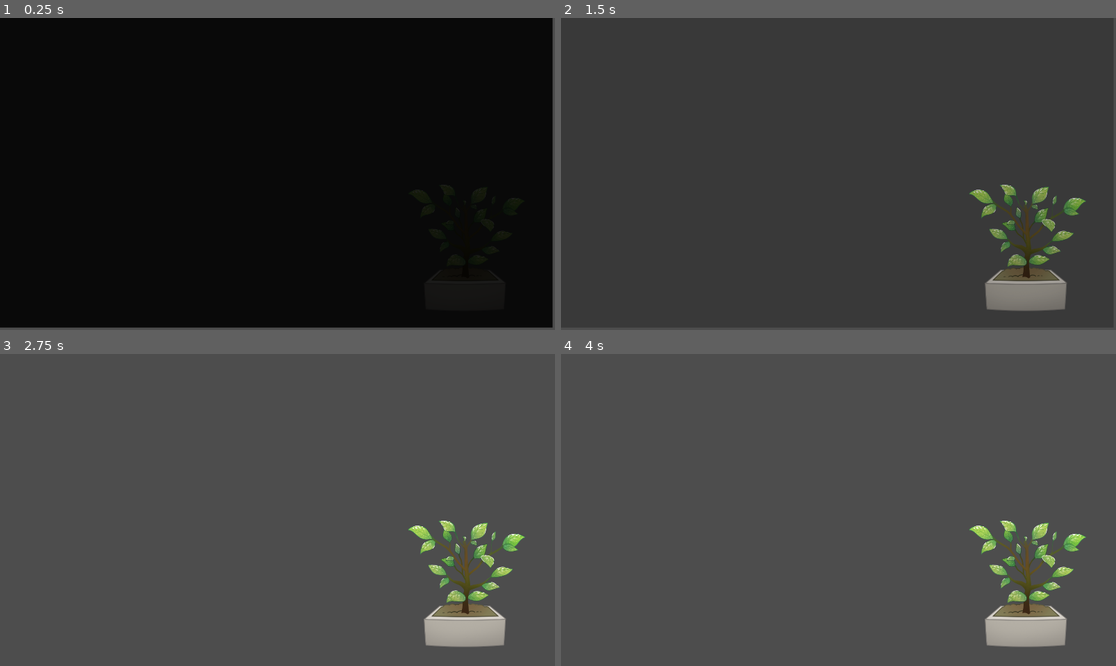
Above: before the commit, frames 1-4 (two rows, left to right).
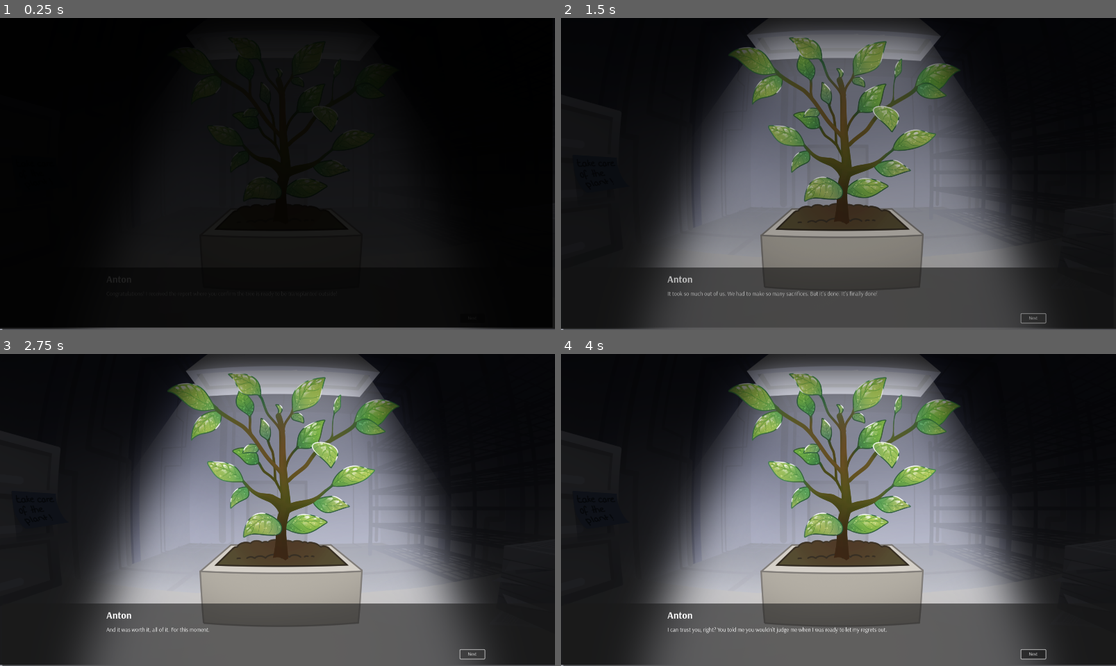
Above: after the commit, the same moments.

Repository: gringames/fem-devs-jam-24
Game: Godot game, scene res://Endings/good_ending.tscn
Two runs of this game, one before a commit and one after it. Both use one fixed random seed, a clock stepped at 60 frames per second and the inputs below. This scene is started directly instead of the project's main scene. Sound files missing from this copy of the repository are replaced by a short silence.
Inputs (mouse positions are in pixels of both pictures, inside the frame that each line leads up to):
- Up to frame 1 (0.25 s): no input
- Up to frame 2 (1.5 s): click (1032, 317) at 0.5 s, where only the run after the commit has a clickable "Next"; click (1032, 317) at 1.25 s, where only the run after the commit has a clickable "Next"
- Up to frame 3 (2.75 s): click (471, 653) at 2 s, where only the run after the commit has a clickable "Next"
- Up to frame 4 (4 s): tap Enter at 2.75 s; move the mouse to (960, 494) at 2.77 s; click (960, 494) at 2.85 s; tap Space at 3.5 s; move the mouse to (727, 525) at 3.52 s; click (727, 525) at 3.6 s

The runs differ from the first frame. In frame 1, 0.6% of the frame differs, in the area x 0-100%, y 0-100%; in frame 2, 79%; in frame 3, 82%; in frame 4, 83%.

Commit message:
add spotlight to good ending + fix text box there

Diff:
--- a/femdevsjam24/Endings/good_ending.tscn
+++ b/femdevsjam24/Endings/good_ending.tscn
@@ -1,10 +1,12 @@
-[gd_scene load_steps=6 format=3 uid="uid://cfnxquoiq7m18"]
+[gd_scene load_steps=8 format=3 uid="uid://cfnxquoiq7m18"]
 
 [ext_resource type="AudioStream" uid="uid://dux323ey75hv6" path="res://Music/Day 7.mp3" id="1_iwq3x"]
-[ext_resource type="Texture2D" uid="uid://bel1dyr6sigsc" path="res://Art/Plant/0_Pot_Dry.png" id="2_c3e0a"]
 [ext_resource type="Texture2D" uid="uid://dkrb4kwyj336g" path="res://Art/Plant/6_Plant_Day_6.png" id="3_p0qa3"]
+[ext_resource type="PackedScene" uid="uid://cl1gpg5puexqu" path="res://Game/Background.tscn" id="4_8amkm"]
+[ext_resource type="Texture2D" uid="uid://cvcwlfcflbqq0" path="res://Art/Plant/0_Pot_Wet.png" id="4_db6ks"]
 [ext_resource type="PackedScene" uid="uid://cdbw55po5v68o" path="res://Game/black_fade.tscn" id="4_qb0wp"]
-[ext_resource type="PackedScene" uid="uid://d277a41su2sdk" path="res://Text/Box/text_box.tscn" id="10_m37eh"]
+[ext_resource type="Texture2D" uid="uid://crk18badgkrd0" path="res://Art/Spotlight/Spotlight Overlay.png" id="6_ck1ae"]
+[ext_resource type="PackedScene" uid="uid://bygadr8aeh2ii" path="res://Text/Box/good_ending_text_box.tscn" id="7_ji7wu"]
 
 [node name="GoodEnding" type="Node2D"]
 position = Vector2(424, 184)
@@ -13,18 +15,35 @@
 stream = ExtResource("1_iwq3x")
 autoplay = true
 
-[node name="0PotDry" type="Sprite2D" parent="."]
-position = Vector2(1184, 624)
-scale = Vector2(0.502827, 0.5)
-texture = ExtResource("2_c3e0a")
-
-[node name="7Withered" type="Sprite2D" parent="0PotDry"]
-position = Vector2(15.91, 16)
-texture = ExtResource("3_p0qa3")
-
 [node name="BlackFadeCanvasLayer" parent="." instance=ExtResource("4_qb0wp")]
 fade_speed = 0.5
 auto_start = true
 
-[node name="TextBox" parent="." instance=ExtResource("10_m37eh")]
-position = Vector2(-784, -40)
+[node name="Background" parent="." instance=ExtResource("4_8amkm")]
+z_index = -1
+position = Vector2(-424, -184)
+
+[node name="Newspaper" parent="Background" index="3"]
+visible = false
+
+[node name="Notebook" parent="Background" index="4"]
+visible = false
+
+[node name="CellphoneNocall" parent="Background" index="5"]
+visible = false
+
+[node name="0PotDry" parent="Background" index="6"]
+texture = ExtResource("4_db6ks")
+
+[node name="Plant" type="Sprite2D" parent="."]
+position = Vector2(560, 360)
+texture = ExtResource("3_p0qa3")
+
+[node name="SpotlightOverlay" type="Sprite2D" parent="."]
+position = Vector2(536, 352)
+texture = ExtResource("6_ck1ae")
+
+[node name="TextBox2" parent="." instance=ExtResource("7_ji7wu")]
+position = Vector2(-416, -184)
+
+[editable path="Background"]
--- a/femdevsjam24/Text/Box/good_ending_text_box.gd
+++ b/femdevsjam24/Text/Box/good_ending_text_box.gd
@@ -52,9 +52,6 @@
 	name_label = $DialogueBox/Name
 
 	next_button = $DialogueBox/NextButton
-
-	next_button.hide()
-
 	next_button.connect("pressed", _next_page)
 
 	goodFinalBtn1.connect("pressed", gotoGoodFinal)
--- a/femdevsjam24/Text/Box/good_ending_text_box.tscn
+++ b/femdevsjam24/Text/Box/good_ending_text_box.tscn
@@ -1,12 +1,10 @@
-[gd_scene load_steps=8 format=3 uid="uid://bygadr8aeh2ii"]
+[gd_scene load_steps=6 format=3 uid="uid://bygadr8aeh2ii"]
 
 [ext_resource type="Script" path="res://Text/Box/good_ending_text_box.gd" id="1_fcl31"]
 [ext_resource type="FontFile" uid="uid://cfk57avok16na" path="res://Fonts/arsenal/Arsenal-Regular.otf" id="2_k176f"]
 [ext_resource type="FontFile" uid="uid://xbhj7mwadq52" path="res://Fonts/arsenal/Arsenal-Italic.otf" id="3_7y5iw"]
 [ext_resource type="FontFile" uid="uid://3hke8kf5q8k8" path="res://Fonts/arsenal/Arsenal-BoldItalic.otf" id="4_fyk4e"]
 [ext_resource type="FontFile" uid="uid://dvxig3y6u5rkg" path="res://Fonts/arsenal/Arsenal-Bold.otf" id="5_lnxl7"]
-[ext_resource type="Texture2D" uid="uid://cvcwlfcflbqq0" path="res://Art/Plant/0_Pot_Wet.png" id="6_fk1pv"]
-[ext_resource type="Texture2D" uid="uid://dkrb4kwyj336g" path="res://Art/Plant/6_Plant_Day_6.png" id="7_y2l5f"]
 
 [node name="TextBox" type="Node2D" node_paths=PackedStringArray("goodFinalBtn1", "continueBtn", "goodFinalBtn2", "badinalBtn")]
 script = ExtResource("1_fcl31")
@@ -21,10 +19,9 @@
 anchor_top = 0.5
 anchor_right = 0.5
 anchor_bottom = 0.5
-offset_left = 64.0
-offset_top = 752.0
-offset_right = 1088.0
-offset_bottom = 976.0
+offset_top = 864.0
+offset_right = 1920.0
+offset_bottom = 1088.0
 grow_horizontal = 2
 grow_vertical = 2
 
@@ -43,10 +40,10 @@
 anchor_top = 0.041
 anchor_right = 0.947
 anchor_bottom = 0.137
-offset_left = -0.0800018
-offset_top = 10.752
-offset_right = 0.0799561
-offset_bottom = 41.464
+offset_left = 258.24
+offset_top = 10.816
+offset_right = -362.24
+offset_bottom = 41.312
 grow_horizontal = 2
 grow_vertical = 2
 theme_override_fonts/normal_font = ExtResource("2_k176f")
@@ -68,10 +65,10 @@
 anchor_top = 0.348
 anchor_right = 0.883
 anchor_bottom = 0.893
-offset_left = -0.272003
-offset_top = 0.0479965
-offset_right = -0.192017
-offset_bottom = -0.0320129
+offset_left = 258.24
+offset_top = 0.0480042
+offset_right = -143.36
+offset_bottom = -0.0319977
 grow_horizontal = 2
 grow_vertical = 2
 theme_override_fonts/normal_font = ExtResource("2_k176f")
@@ -90,10 +87,10 @@
 anchor_top = 0.75
 anchor_right = 0.958
 anchor_bottom = 0.888
-offset_left = 0.0639648
-offset_top = -3.05176e-05
-offset_right = 0.00793457
-offset_bottom = 0.0879669
+offset_left = -170.88
+offset_top = -8.00003
+offset_right = -170.936
+offset_bottom = -7.91203
 theme_override_fonts/font = ExtResource("2_k176f")
 text = "Next"
 
@@ -105,10 +102,10 @@
 anchor_top = 0.75
 anchor_right = 0.963
 anchor_bottom = 0.888
-offset_left = -879.936
-offset_top = -3.05176e-05
-offset_right = -570.112
-offset_bottom = 0.0879669
+offset_left = -1082.88
+offset_top = -8.00003
+offset_right = -773.056
+offset_bottom = -7.91203
 theme_override_fonts/font = ExtResource("2_k176f")
 text = "Yes, I understand."
 
@@ -120,10 +117,10 @@
 anchor_top = 0.75
 anchor_right = 0.963
 anchor_bottom = 0.888
-offset_left = -511.936
-offset_top = -3.05176e-05
-offset_right = -202.112
-offset_bottom = 0.0879669
+offset_left = -714.88
+offset_top = -8.00003
+offset_right = -405.056
+offset_bottom = -7.91203
 theme_override_fonts/font = ExtResource("2_k176f")
 text = "If this is what is left, we don't deserve it.
 "
@@ -136,9 +133,10 @@
 anchor_top = 0.75
 anchor_right = 0.963
 anchor_bottom = 0.888
-offset_left = -879.936
-offset_right = -570.112
-offset_bottom = 0.0879974
+offset_left = -1082.88
+offset_top = -8.0
+offset_right = -773.056
+offset_bottom = -7.912
 theme_override_fonts/font = ExtResource("2_k176f")
 text = "No, you're right.
 "
@@ -151,18 +149,10 @@
 anchor_top = 0.75
 anchor_right = 0.963
 anchor_bottom = 0.888
-offset_left = -511.936
-offset_top = -3.05176e-05
-offset_right = -202.112
-offset_bottom = 0.0879669
+offset_left = -714.88
+offset_top = -8.00003
+offset_right = -405.056
+offset_bottom = -7.91203
 theme_override_fonts/font = ExtResource("2_k176f")
 text = "Yes. The world is like this because of us.
 "
-
-[node name="0PotWet" type="Sprite2D" parent="."]
-position = Vector2(1596, 628)
-texture = ExtResource("6_fk1pv")
-
-[node name="6PlantDay6" type="Sprite2D" parent="."]
-position = Vector2(1612, 644)
-texture = ExtResource("7_y2l5f")
Binary file added: femdevsjam24/Art/Spotlight/Spotlight Overlay Darker.png
Not shown, added: femdevsjam24/Art/Spotlight/Spotlight Overlay Darker.png.import
Binary file added: femdevsjam24/Art/Spotlight/Spotlight Overlay.png
Not shown, added: femdevsjam24/Art/Spotlight/Spotlight Overlay.png.import
